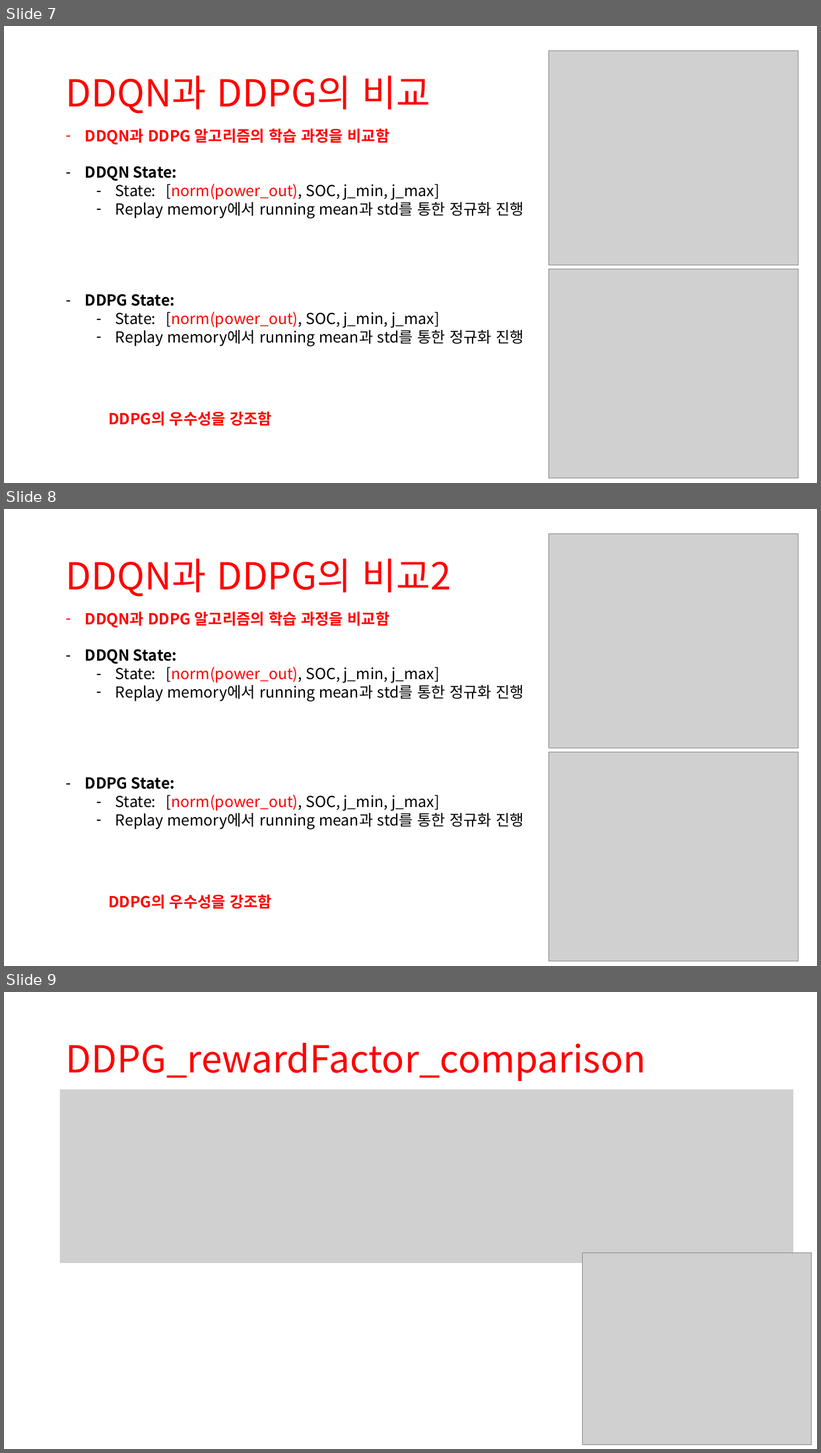
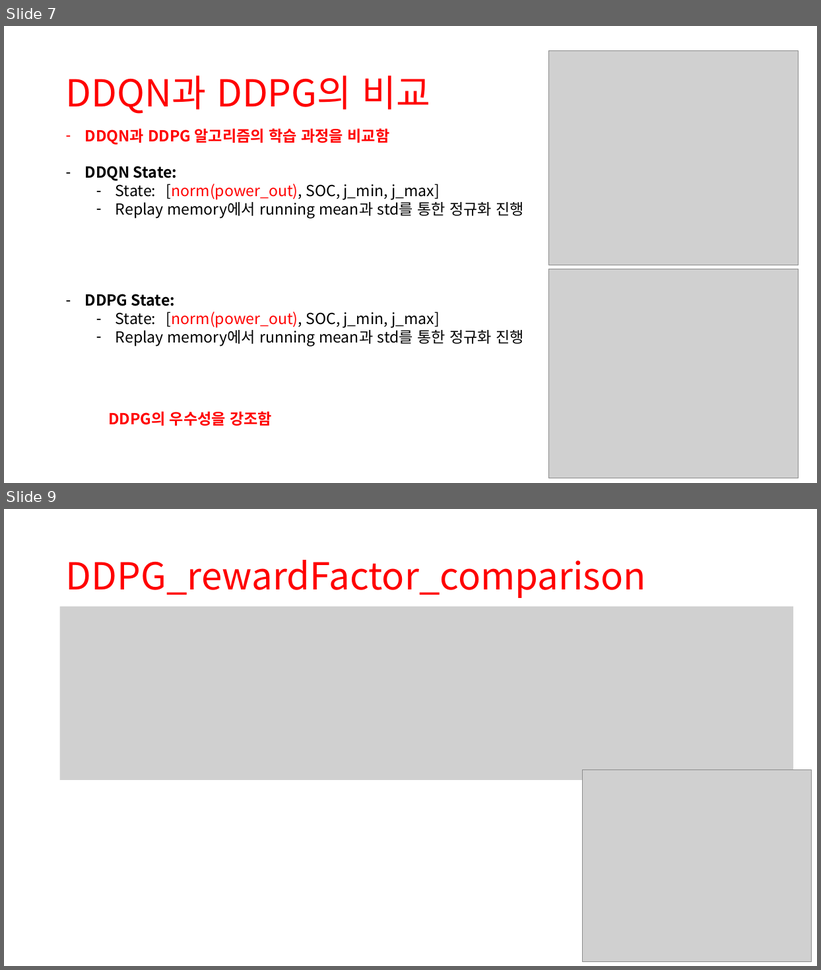
Before and after one commit to zidane89/experiment, a slide deck: 실험정리.pptx. Shown one above the other, each under a label of ours: slides 7, 8 and 9 before the commit, slides 7 and 9 after it; the slides between them are not shown. The pictures are 821x1453 and 821x970 pixels, drawn with LibreOffice and Linux fonts; fonts in the diff are those of the drawing; grey boxes stand for pictures. Boxes give left, top, right and bottom in pixels: in the first picture for what was removed or moved away, otherwise in the second. Text is boxed around its words. In the diff, an @@ line names an element or a change of style, - is before the commit and + after.

```diff
--- a/실험정리.pptx
+++ b/실험정리.pptx
@@ slide 8 removed at (4, 509, 817, 966), background #FFFFFF @@
@@ picture removed at (549, 533, 799, 747) @@
@@ title removed at (66, 559, 451, 597) @@
-DDQN과 DDPG의 비교2
@@ text removed at (85, 611, 525, 829) @@
-– DDQN과 DDPG 알고리즘의 학습 과정을 비교함
-– DDQN State:
-  – State: [norm(power_out), SOC, j_min, j_max]
-  – Replay memory에서 running mean과 std를 통한 정규화 진행
-– DDPG State:
-  – State: [norm(power_out), SOC, j_min, j_max]
-  – Replay memory에서 running mean과 std를 통한 정규화 진행
@@ picture removed at (548, 753, 798, 962) @@
@@ text removed at (108, 894, 272, 909) @@
-DDPG의 우수성을 강조함
```
Also in this commit, not shown: 2 slides changed, 3 slides added, 5 other files.
